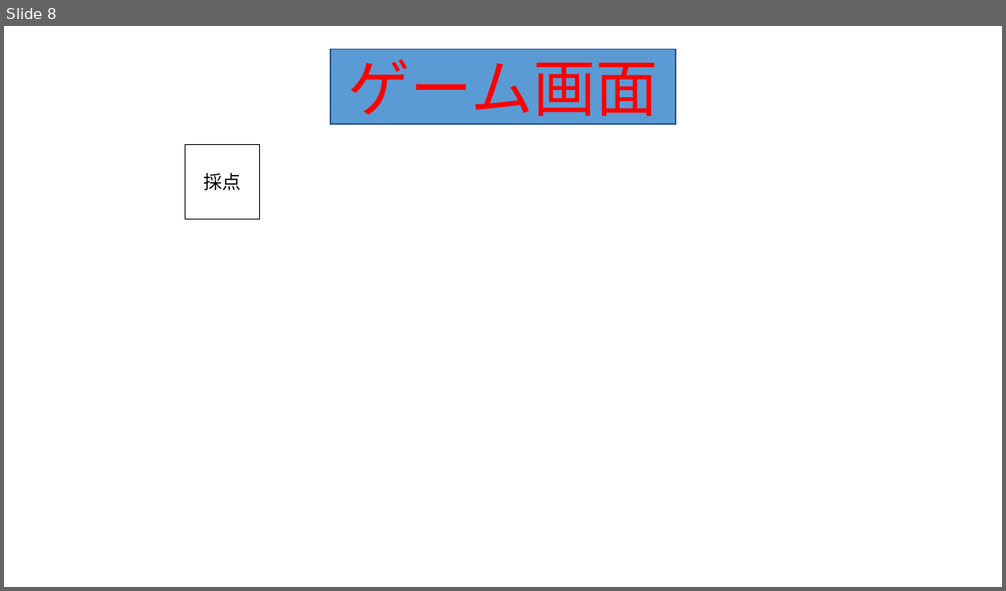
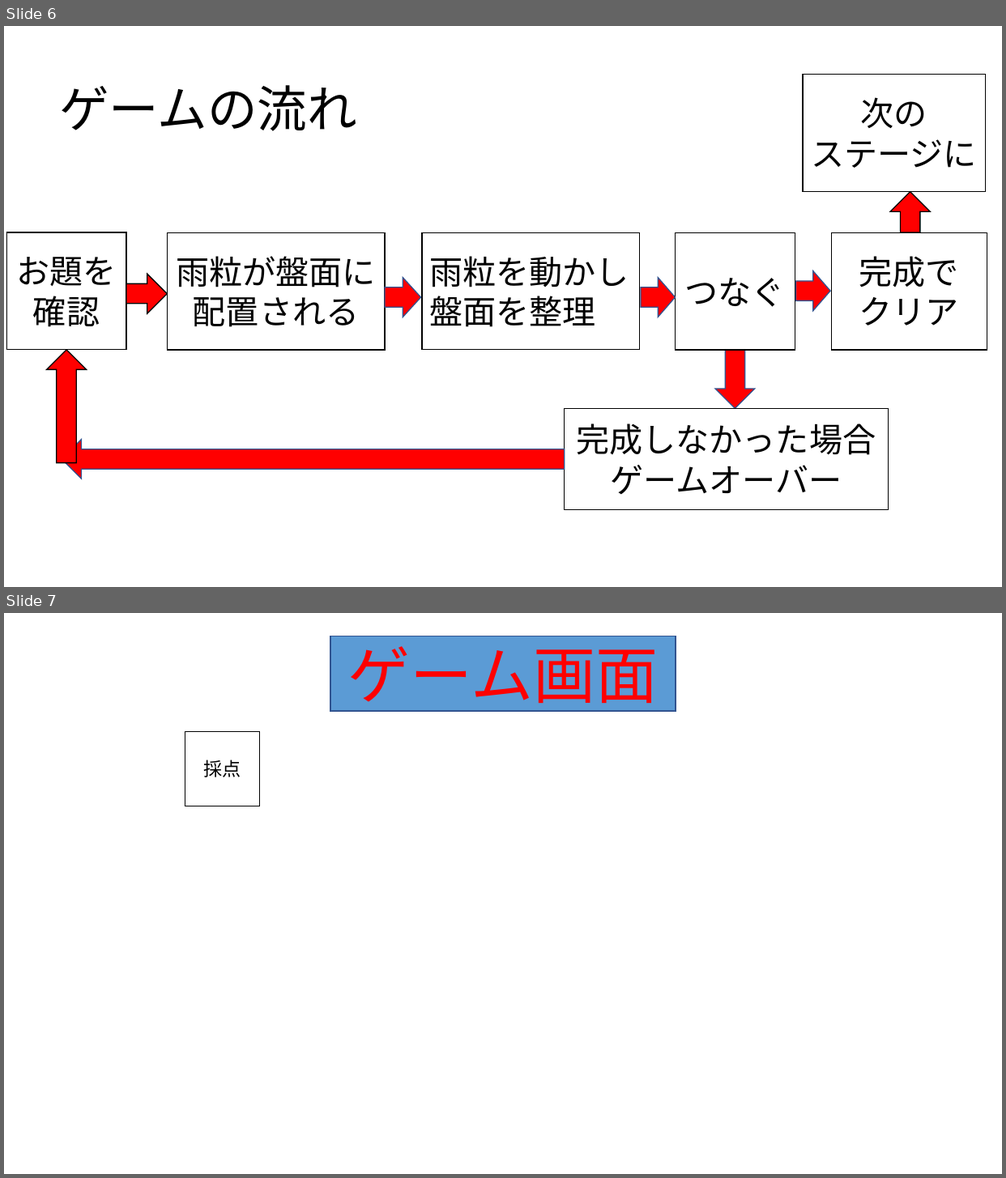
Before and after one commit to 2025Game/12Yamamoto, a slide deck: 3DLV3/Plam/雨粒を使って描く.pptx. Shown one above the other, each under a label of ours: slide 8 before the commit, slides 6 and 7 after it. The pictures are 1006x591 and 1006x1178 pixels, drawn with LibreOffice and Linux fonts; fonts in the diff are those of the drawing; background and template pictures are left out. Boxes give left, top, right and bottom in pixels: in the first picture for what was removed or moved away, otherwise in the second. Text is boxed around its words. In the diff, an @@ line names an element or a change of style, - is before the commit and + after.

```diff
--- a/3DLV3/Plam/雨粒を使って描く.pptx
+++ b/3DLV3/Plam/雨粒を使って描く.pptx
@@ slide 6 added at (4, 26, 1002, 587), background #FFFFFF @@
@@ text added at (59, 85, 357, 131), 48 pt, text #000000 @@
+ゲームの流れ
@@ rectangle added at (803, 75, 987, 191), fill #FFFFFF, outline #000000 1 pt, 32 pt, text #000000 @@
+次の
+ステージに
@@ right arrow added at (890, 192, 930, 233), fill #FF0000, outline #000000 1 pt @@
@@ rectangle added at (7, 233, 127, 349), fill #FFFFFF, outline #000000 1 pt, 32 pt, text #000000 @@
+お題を確認
@@ rectangle added at (167, 233, 385, 350), fill #FFFFFF, outline #000000 1 pt, 32 pt, text #000000 @@
+雨粒が盤面に配置される
@@ rectangle added at (422, 233, 640, 350), fill #FFFFFF, outline #000000 1 pt, 32 pt, text #000000 @@
+雨粒を動かし
+盤面を整理
@@ rectangle added at (675, 233, 795, 350), fill #FFFFFF, outline #000000 1 pt, 32 pt, text #000000 @@
+つなぐ
@@ rectangle added at (832, 233, 987, 350), fill #FFFFFF, outline #000000 1 pt, 32 pt, text #000000 @@
+完成で
+クリア
@@ right arrow added at (126, 274, 167, 314), fill #FF0000, outline #000000 1 pt @@
@@ right arrow added at (385, 278, 421, 318), fill #FF0000, outline #325491 1 pt @@
@@ right arrow added at (641, 278, 675, 318), fill #FF0000, outline #325491 1 pt @@
@@ right arrow added at (796, 271, 830, 311), fill #FF0000, outline #325491 1 pt @@
@@ right arrow added at (47, 350, 87, 463), fill #FF0000, outline #000000 1 pt @@
@@ right arrow added at (715, 351, 755, 409), fill #FF0000, outline #325491 1 pt @@
@@ rectangle added at (565, 408, 889, 510), fill #FFFFFF, outline #000000 1 pt, 32 pt, text #000000 @@
+完成しなかった場合
+ゲームオーバー
@@ right arrow added at (62, 439, 565, 479), fill #FF0000, outline #325491 1 pt @@
@@ what was slide 8 is now slide 7 @@
```
Also in this commit, not shown: 7 slides changed, 1 other slide added, 4 slides removed, 2 other files.
